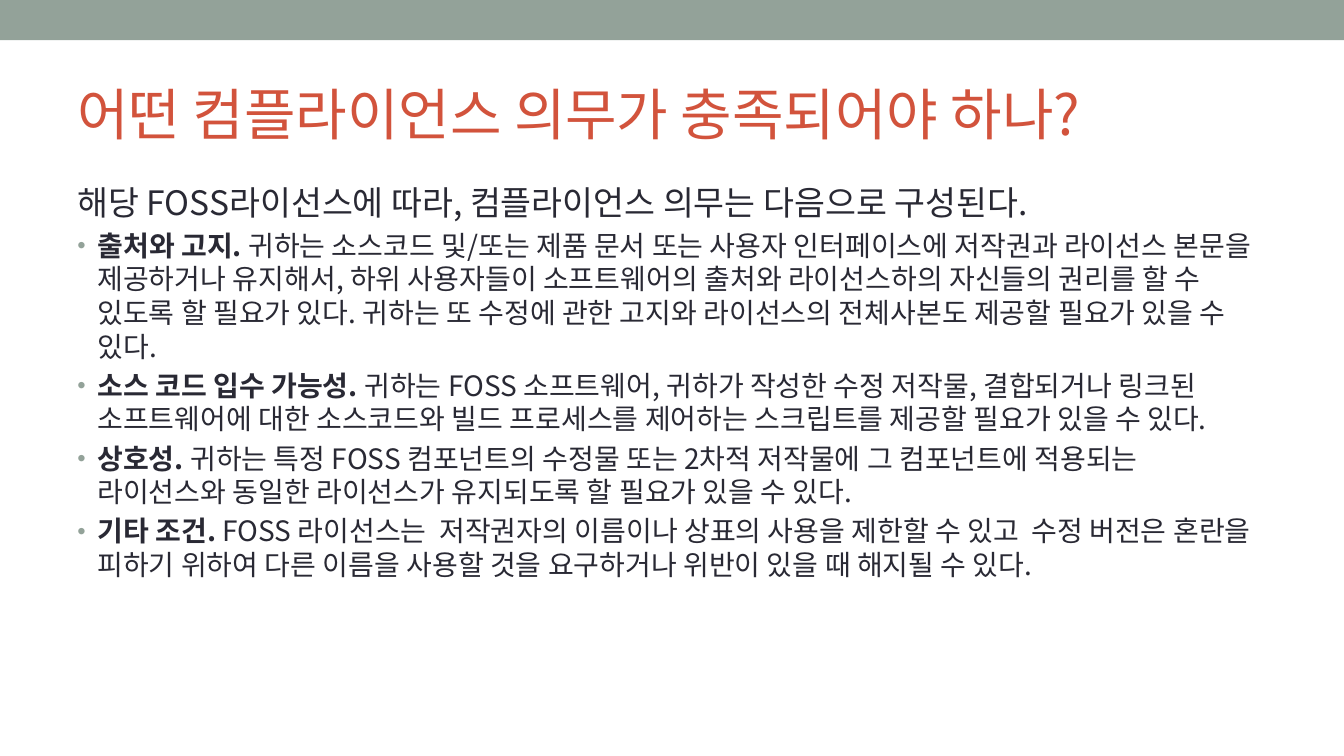
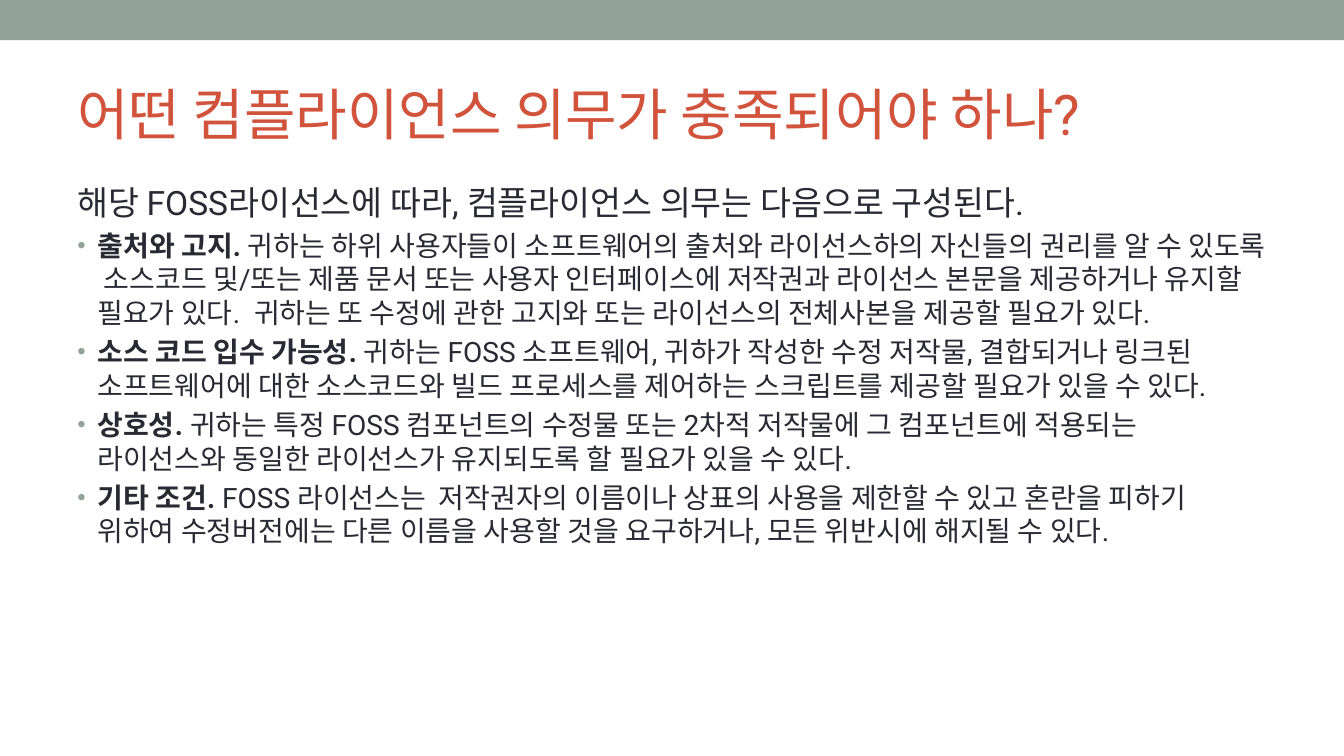
Before and after one commit to OpenChain-KWG/Curriculum-Translation-KR, a slide deck: slide 26 of target/slides/openchain-curriculum-for-1-1.pptx. Drawn at 1344x756 pixels with LibreOffice and Linux fonts; fonts in the diff are those of the drawing; background and template pictures are left out. Boxes give left, top, right and bottom in pixels: in the first picture for what was removed or moved away, otherwise in the second. Text is boxed around its words. In the diff, an @@ line names an element or a change of style, - is before the commit and + after.

```diff
--- a/target/slides/openchain-curriculum-for-1-1.pptx
+++ b/target/slides/openchain-curriculum-for-1-1.pptx
@@ title "어떤 컴플라이언스 의무가 충족되어야 하나?" at [77, 88, 1080, 140]: font Noto Sans CJK KR to Roboto @@
@@ text at [77, 187, 1206, 472]: font Noto Sans CJK KR to Roboto in "해당 FOSS라이선스에 따라, 컴플라이언스 의무는 다음으로 구성된다.", "소스 코드 입수 가능성. 귀하는 FOSS 소프트웨어, ...", "상호성. 귀하는 특정 FOSS 컴포넌트의 수정물 또는 ..." @@
@@ text at [97, 232, 1265, 326]: text changed; font Noto Sans CJK KR to Roboto @@
-• 출처와 고지. 귀하는 소스코드 및/또는 제품 문서 또는 사용자 인터페이스에 저작권과 라이선스 본문을 제공하거나 유지해서, 하위 사용자들이 소프트웨어의 출처와 라이선스하의 자신들의 권리를 할 수 있도록 할 필요가 있다. 귀하는 또 수정에 관한 고지와 라이선스의 전체사본도 제공할 필요가 있을 수 있다.
+• 출처와 고지. 귀하는 하위 사용자들이 소프트웨어의 출처와 라이선스하의 자신들의 권리를 알 수 있도록 소스코드 및/또는 제품 문서 또는 사용자 인터페이스에 저작권과 라이선스 본문을 제공하거나 유지할 필요가 있다. 귀하는 또 수정에 관한 고지와 또는 라이선스의 전체사본을 제공할 필요가 있다.
@@ text at [97, 484, 1186, 545]: text changed; font Noto Sans CJK KR to Roboto @@
-• 기타 조건. FOSS 라이선스는 저작권자의 이름이나 상표의 사용을 제한할 수 있고 수정 버전은 혼란을 피하기 위하여 다른 이름을 사용할 것을 요구하거나 위반이 있을 때 해지될 수 있다.
+• 기타 조건. FOSS 라이선스는 저작권자의 이름이나 상표의 사용을 제한할 수 있고 혼란을 피하기 위하여 수정버전에는 다른 이름을 사용할 것을 요구하거나, 모든 위반시에 해지될 수 있다.
```
Also in this commit, not shown: 82 other slides changed, 3 other files.
